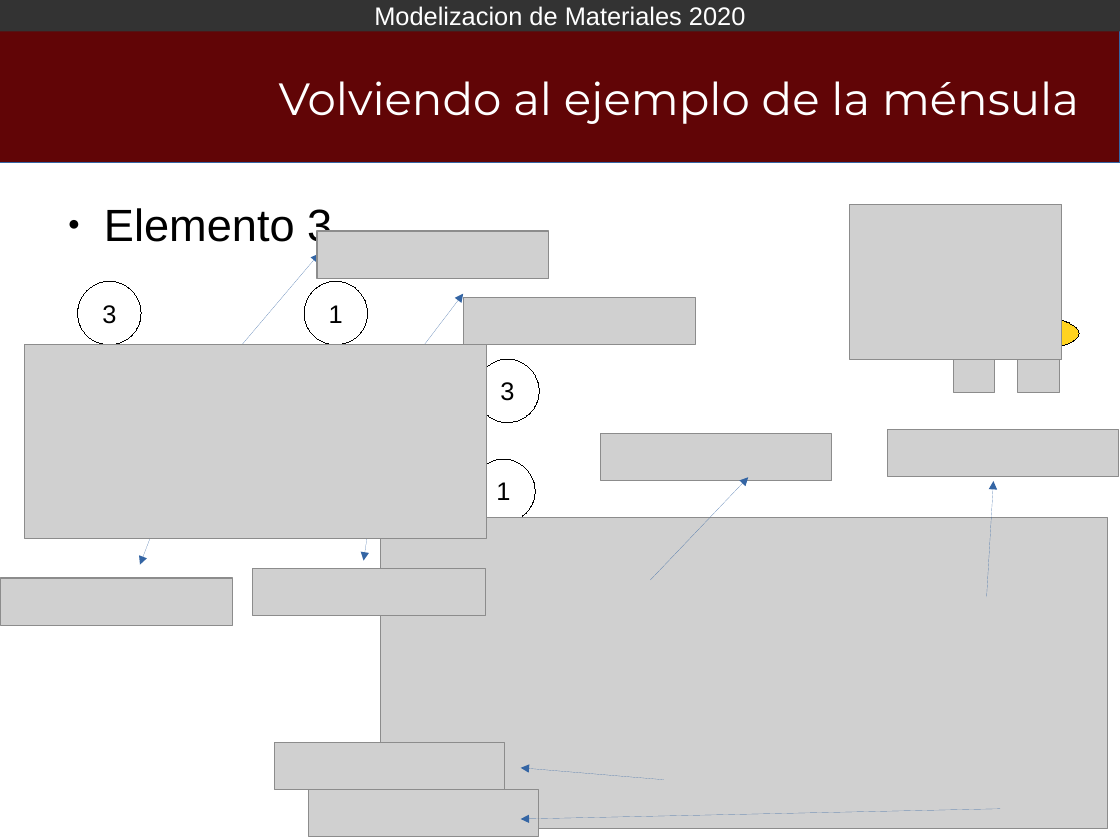
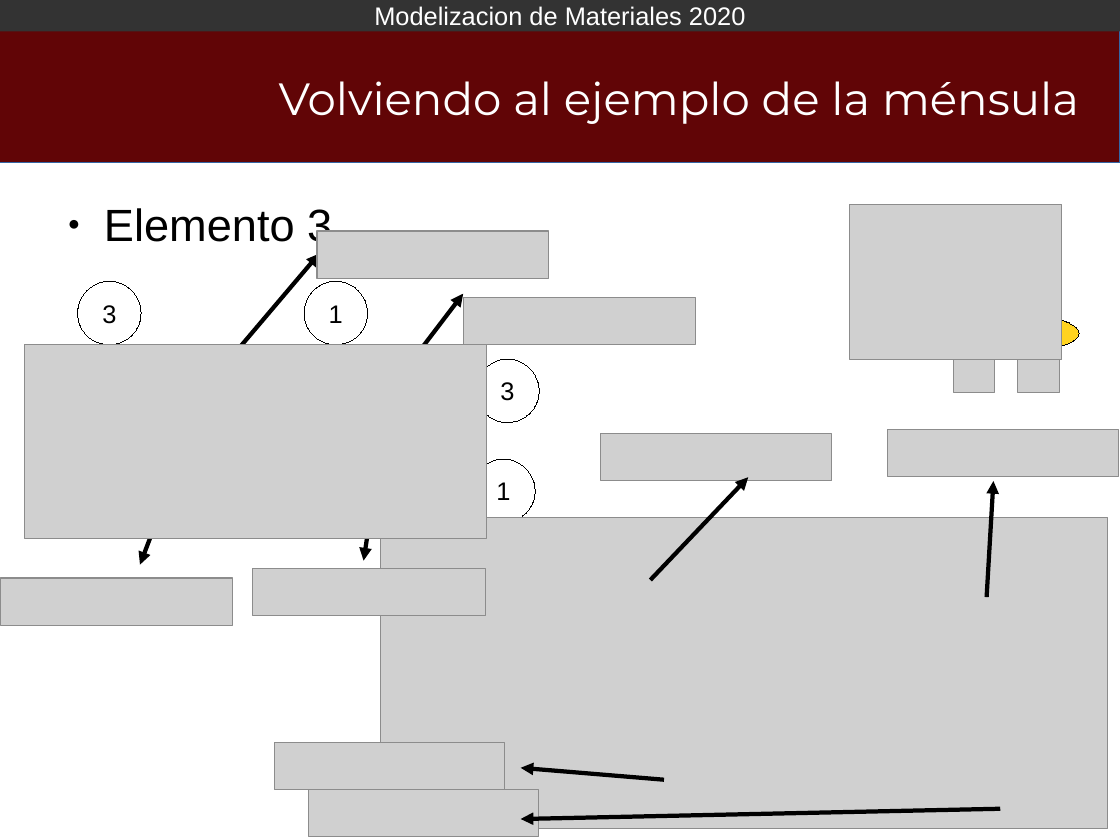
Before and after one commit to Modelizacion-de-Materiales/ModelizacionApuntesPresentaciones, a slide deck: slide 32 of 004-MEF02/Libreoffice/MEF02_2020.odp (slide 26 before the commit). Drawn at 1120x840 pixels with LibreOffice and Linux fonts; fonts in the diff are those of the drawing; grey boxes stand for pictures; background and template pictures are left out. Boxes give left, top, right and bottom in pixels: in the first picture for what was removed or moved away, otherwise in the second. Text is boxed around its words. In the diff, an @@ line names an element or a change of style, - is before the commit and + after.

```diff
--- a/004-MEF02/Libreoffice/MEF02_2020.odp
+++ b/004-MEF02/Libreoffice/MEF02_2020.odp
@@ arrow (205, 388) - (319, 254): stroke #3465A4 0 pt to #000000 3 pt @@
@@ arrow (379, 405) - (463, 294): stroke #3465A4 0 pt to #000000 3 pt @@
@@ arrow (650, 580) - (748, 478): stroke #3465A4 0 pt to #000000 3 pt @@
@@ arrow (173, 480) - (140, 565): stroke #3465A4 0 pt to #000000 3 pt @@
@@ arrow (374, 493) - (364, 561): stroke #3465A4 0 pt to #000000 3 pt @@
@@ arrow (987, 598) - (994, 481): stroke #3465A4 0 pt to #000000 3 pt @@
@@ arrow (665, 780) - (520, 768): stroke #3465A4 0 pt to #000000 3 pt @@
@@ arrow (1001, 809) - (520, 819): stroke #3465A4 0 pt to #000000 3 pt @@
```
Also in this commit, not shown: 8 other slides changed, 6 slides added.
